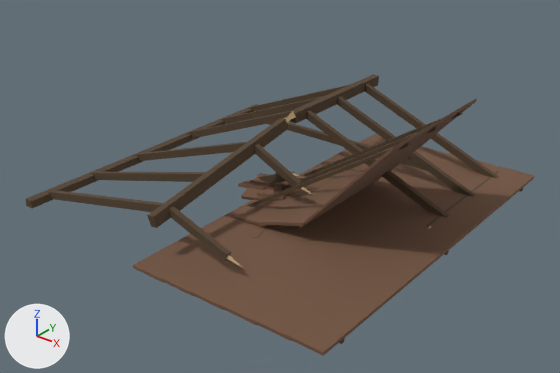
The glTF model assets/architecture/farm/SM_Farm_Ruins.glb: old version first, new version second.
Camera for both pictures: a 50 mm lens placed at (8.08, -9.91, 6.31), pointed at (0.47, -0.4, 0.42). The lights are fixed; the arrows at lower left show +X, +Y and +Z. The older version comes first.

The first picture shows 'SM_Farm_Debris_A', 'SM_Farm_RoofPan_Fallen', 'SM_Farm_RoofPan_Intact', 'SM_Farm_Truss' and 1 more.
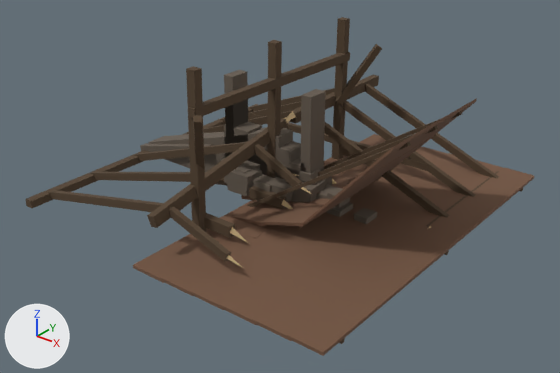
Diff of the bpy script that builds the scene:
```diff
--- a/assets/architecture/farm/SM_Farm_Ruins.glb.py
+++ b/assets/architecture/farm/SM_Farm_Ruins.glb.py
@@ mat_mat_farm_stone @@
+mat_mat_farm_stone = principled_material('MAT_Farm_Stone')
+mat_mat_farm_stone.base_color = (0.133, 0.105, 0.0793)  # brown #665b50
+mat_mat_farm_stone.roughness = 0.94
@@ me_sm_farm_joiststubs @@
+me_sm_farm_joiststubs.from_pydata(...)  # 56 vertices, 76 faces; spans x 0.0..1.18, y -2.02..1.98, z 0.0..0.4
+# faces by material slot: [48, 16, 12]
+me_sm_farm_joiststubs.materials.append(mat_mat_farm_wood)  # brown #54422f
+me_sm_farm_joiststubs.materials.append(mat_mat_farm_brokenwood)  # brown #b89e75
+me_sm_farm_joiststubs.materials.append(mat_mat_farm_stone)  # brown #665b50
@@ me_sm_farm_interiorframe @@
+me_sm_farm_interiorframe.from_pydata(...)  # 48 vertices, 72 faces; spans x 0.01..0.74, y -2.6..2.4, z 0.0..2.88
+me_sm_farm_interiorframe.materials.append(mat_mat_farm_wood)  # brown #54422f
@@ me_sm_farm_jamb_breach @@
+me_sm_farm_jamb_breach.from_pydata(...)  # 28 vertices, 44 faces; spans x -0.98..0.98, y -0.27..0.27, z 0.0..1.72
+me_sm_farm_jamb_breach.materials.append(mat_mat_farm_stone)  # brown #665b50
@@ me_sm_farm_jamb_door @@
+me_sm_farm_jamb_door.from_pydata(...)  # a box spanning x -0.96..-0.76, y -0.2..0.2, z 0.0..2.1; a box spanning x 0.76..0.96, y -0.2..0.2, z 0.0..2.1; a box spanning x -0.98..0.98, y -0.27..0.27, z 0.0..0.15
+me_sm_farm_jamb_door.materials.append(mat_mat_farm_stone)  # brown #665b50
@@ me_sm_farm_rubble_wall @@
+me_sm_farm_rubble_wall.from_pydata(...)  # 124 vertices, 184 faces; spans x -1.27..1.13, y -0.74..0.74, z 0.0..0.62
+# faces by material slot: [12, 4, 168]
+me_sm_farm_rubble_wall.materials.append(mat_mat_farm_wood)  # brown #54422f
+me_sm_farm_rubble_wall.materials.append(mat_mat_farm_brokenwood)  # brown #b89e75
+me_sm_farm_rubble_wall.materials.append(mat_mat_farm_stone)  # brown #665b50
@@ me_sm_farm_wallstub_east @@
+me_sm_farm_wallstub_east.from_pydata(...)  # 46 vertices, 76 faces; spans x -1.19..1.03, y -0.22..0.26, z 0.0..1.15
+me_sm_farm_wallstub_east.materials.append(mat_mat_farm_stone)  # brown #665b50
@@ me_sm_farm_gablebreak @@
+me_sm_farm_gablebreak.from_pydata(...)  # 94 vertices, 160 faces; spans x -3.21..2.11, y -0.34..0.34, z 0.0..1.25
+me_sm_farm_gablebreak.materials.append(mat_mat_farm_stone)  # brown #665b50
@@ ob_sm_farm_joiststubs @@
+ob_sm_farm_joiststubs = bpy.data.objects.new('SM_Farm_JoistStubs', me_sm_farm_joiststubs)
+ob_sm_farm_joiststubs.location = (0.0, 0.0, 0.0)
@@ ob_sm_farm_interiorframe @@
+ob_sm_farm_interiorframe = bpy.data.objects.new('SM_Farm_InteriorFrame', me_sm_farm_interiorframe)
+ob_sm_farm_interiorframe.location = (0.0, 0.0, 0.0)
@@ ob_sm_farm_jamb_breach @@
+ob_sm_farm_jamb_breach = bpy.data.objects.new('SM_Farm_Jamb_Breach', me_sm_farm_jamb_breach)
+ob_sm_farm_jamb_breach.location = (0.0, 0.0, 0.0)
@@ ob_sm_farm_jamb_door @@
+ob_sm_farm_jamb_door = bpy.data.objects.new('SM_Farm_Jamb_Door', me_sm_farm_jamb_door)
+ob_sm_farm_jamb_door.location = (0.0, 0.0, 0.0)
@@ ob_sm_farm_rubble_wall @@
+ob_sm_farm_rubble_wall = bpy.data.objects.new('SM_Farm_Rubble_Wall', me_sm_farm_rubble_wall)
+ob_sm_farm_rubble_wall.location = (0.0, 0.0, 0.0)
@@ ob_sm_farm_wallstub_east @@
+ob_sm_farm_wallstub_east = bpy.data.objects.new('SM_Farm_WallStub_East', me_sm_farm_wallstub_east)
+ob_sm_farm_wallstub_east.location = (0.0, 0.0, 0.0)
@@ ob_sm_farm_gablebreak @@
+ob_sm_farm_gablebreak = bpy.data.objects.new('SM_Farm_GableBreak', me_sm_farm_gablebreak)
+ob_sm_farm_gablebreak.location = (0.0, 0.0, 0.0)
```

Where the change shows, as pixel boxes [x1, y1, x2, y2] in the pictures (560 x 373 px):
'SM_Farm_InteriorFrame', added (brown): after [186, 17, 382, 232]
'SM_Farm_GableBreak', added: after [140, 127, 377, 224]
'SM_Farm_Jamb_Door', added (brown): after [224, 70, 326, 182]
'SM_Farm_Rubble_Wall', added (brown): after [216, 158, 332, 203]
    faces in mat_mat_farm_stone (brown #665b50): [221, 158, 332, 203]
'SM_Farm_JoistStubs', added: after [204, 145, 376, 243]
    faces in mat_mat_farm_wood (brown #54422f): [204, 145, 352, 238]
    faces in mat_mat_farm_brokenwood (brown #b89e75): [230, 159, 376, 243]
'SM_Farm_WallStub_East', added: after [224, 122, 299, 177]
'SM_Farm_Jamb_Breach', added (mostly hidden): after [225, 99, 322, 171]
